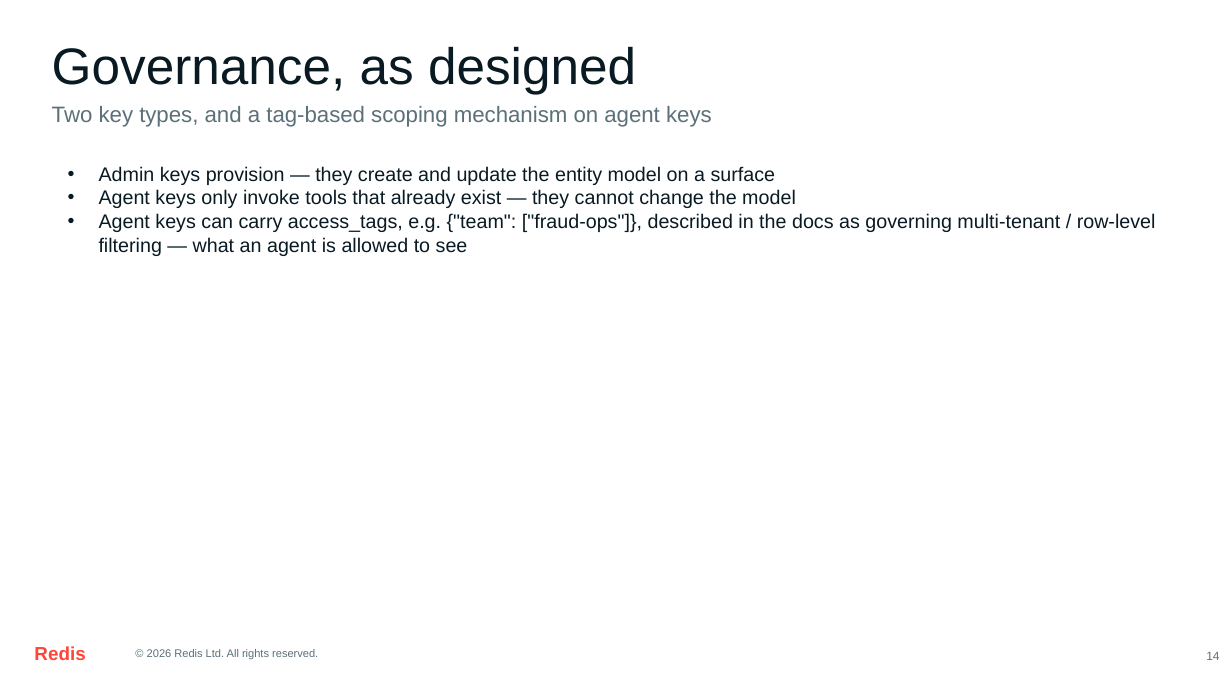
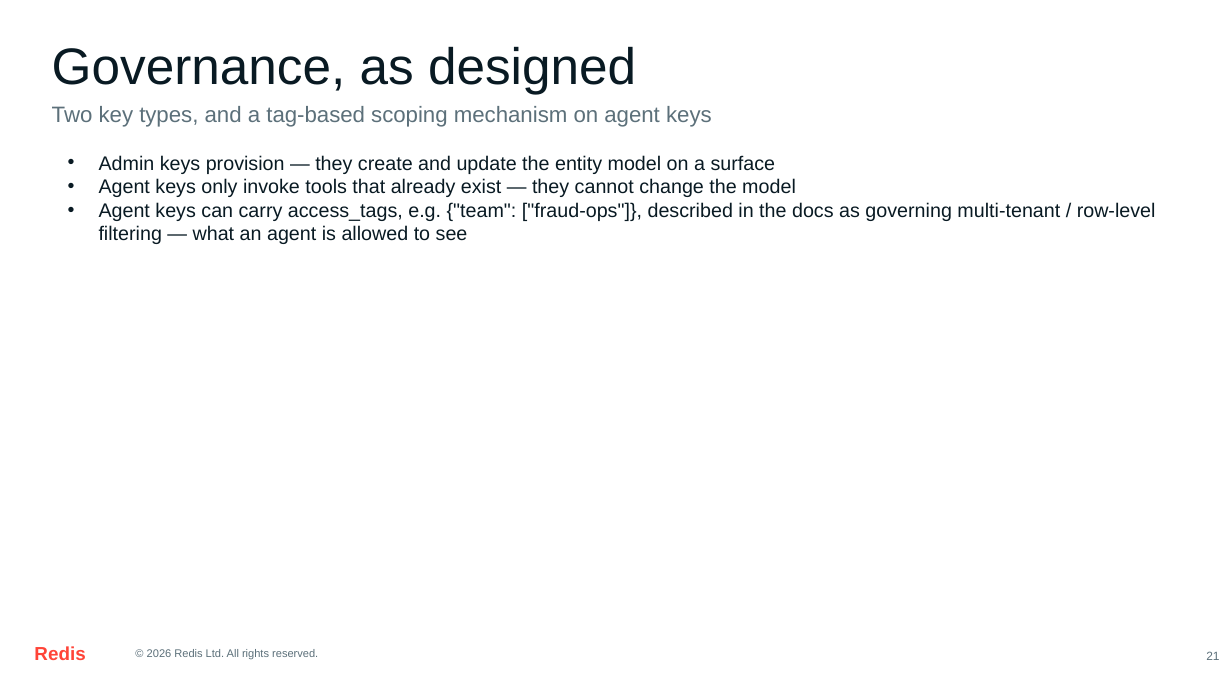
Before and after one commit to amitmknit/context-retriever-payment-failure-demo, a slide deck: slide 23 of Context-Retriever-Payment-Failure-Demo.pptx (slide 16 before the commit). Drawn at 1232x693 pixels with LibreOffice and Linux fonts; fonts in the diff are those of the drawing. Boxes give left, top, right and bottom in pixels: in the first picture for what was removed or moved away, otherwise in the second. Text is boxed around its words. In the diff, an @@ line names an element or a change of style, - is before the commit and + after.

```diff
--- a/Context-Retriever-Payment-Failure-Demo.pptx
+++ b/Context-Retriever-Payment-Failure-Demo.pptx
@@ text "Admin keys provision — they ..." at box(99, 155, 1156, 244): vertical alignment middle to top @@
@@ text at box(1206, 651, 1219, 660): text changed @@
-14
+21
```
Also in this commit, not shown: 15 other slides changed, 10 slides added, 1 slide removed, 4 other files.
